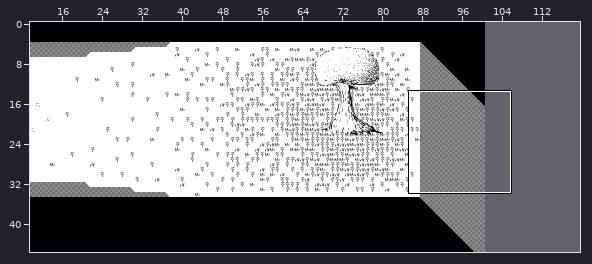
An edit to a level. Tiled map (JSON), projects/project3/assets/maps/act4map.json. The first picture is a wide view before the edit; the outline marks the close-up.
Close-up. As it was:
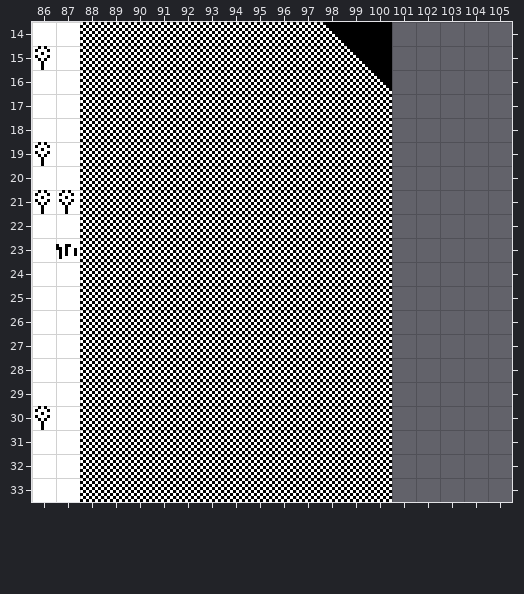
Cells are 16x16 px. Shown: x 86..105, y 14..33. The commit also changed other parts of the map, which this record leaves out. The old version is drawn lined up with the new one.
After:
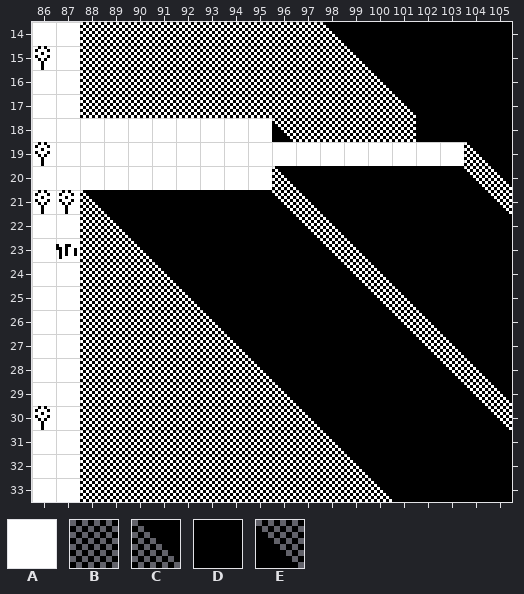
Key: from "ancientTree": A 0, B 8, C 14, D 20, E 33.
_ is an empty cell.
Change:
map size 101x46 -> 120x46 cells
Layer "background":
y 17..18: x 101 _ -> A
y 19: x 101..104 ____ -> AAAA
y 20: x 104..105 __ -> AA
y 21: x 105 _ -> A
y 25: x 101 _ -> A
y 26: x 101..102 __ -> AA
y 27: x 102..103 __ -> AA
y 28: x 103..104 __ -> AA
y 29: x 104..105 __ -> AA
y 30: x 105 _ -> A
Layer "blocked":
y 14..16: x 101..105 _____ -> DDDDD
y 17: x 101..105 _____ -> CDDDD
y 18: x 88..96 BBBBBBBBB -> ________E; x 101..105 _____ -> BDDDD
y 19: x 88..100 BBBBBBBBBBBBB -> _____________; x 104..105 __ -> CD
y 20: x 88..105 BBBBBBBBBBBBB_____ -> ________CDDDDDDDEC
y 21: x 88..105 BBBBBBBBBBBBB_____ -> CDDDDDDDECDDDDDDDE
y 22: x 89..105 BBBBBBBBBBBB_____ -> CDDDDDDDECDDDDDDD
y 23: x 90..105 BBBBBBBBBBB_____ -> CDDDDDDDECDDDDDD
y 24: x 91..105 BBBBBBBBBB_____ -> CDDDDDDDECDDDDD
y 25: x 92..105 BBBBBBBBB_____ -> CDDDDDDDECDDDD
y 26: x 93..105 BBBBBBBB_____ -> CDDDDDDDECDDD
y 27: x 94..105 BBBBBBB_____ -> CDDDDDDDECDD
y 28: x 95..105 BBBBBB_____ -> CDDDDDDDECD
y 29: x 96..105 BBBBB_____ -> CDDDDDDDEC
y 30: x 97..105 BBBB_____ -> CDDDDDDDE
y 31: x 98..105 BBB_____ -> CDDDDDDD
y 32: x 99..105 BB_____ -> CDDDDDD
y 33: x 100..105 B_____ -> CDDDDD
